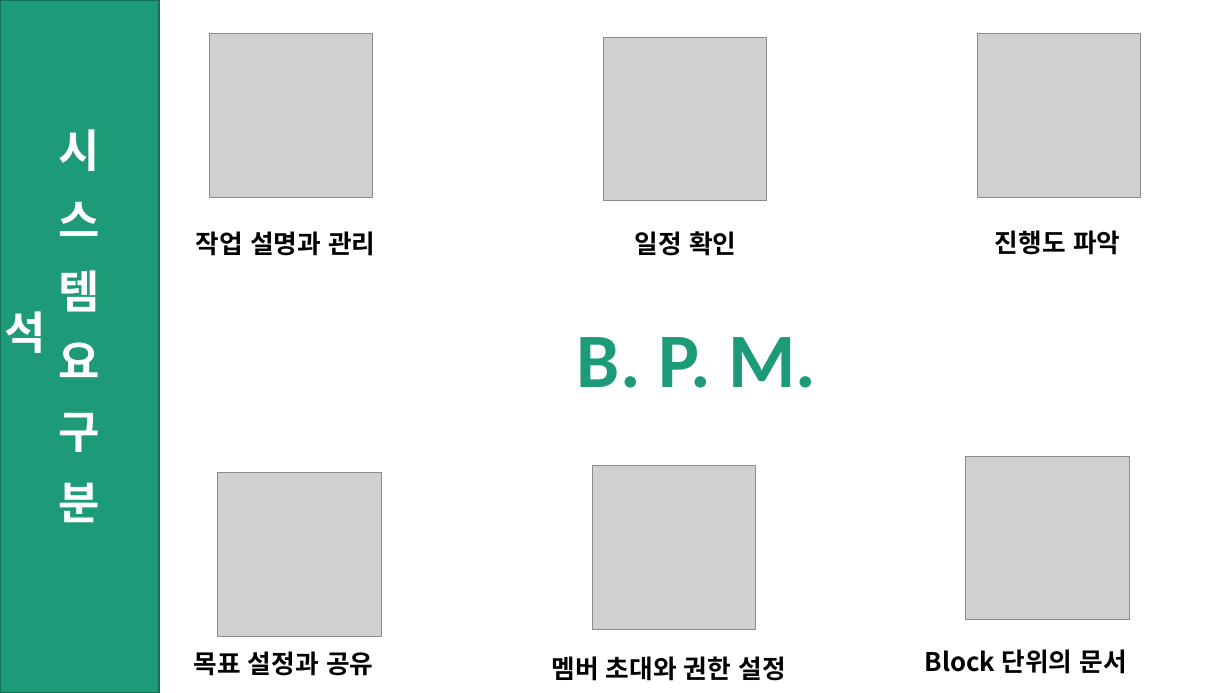
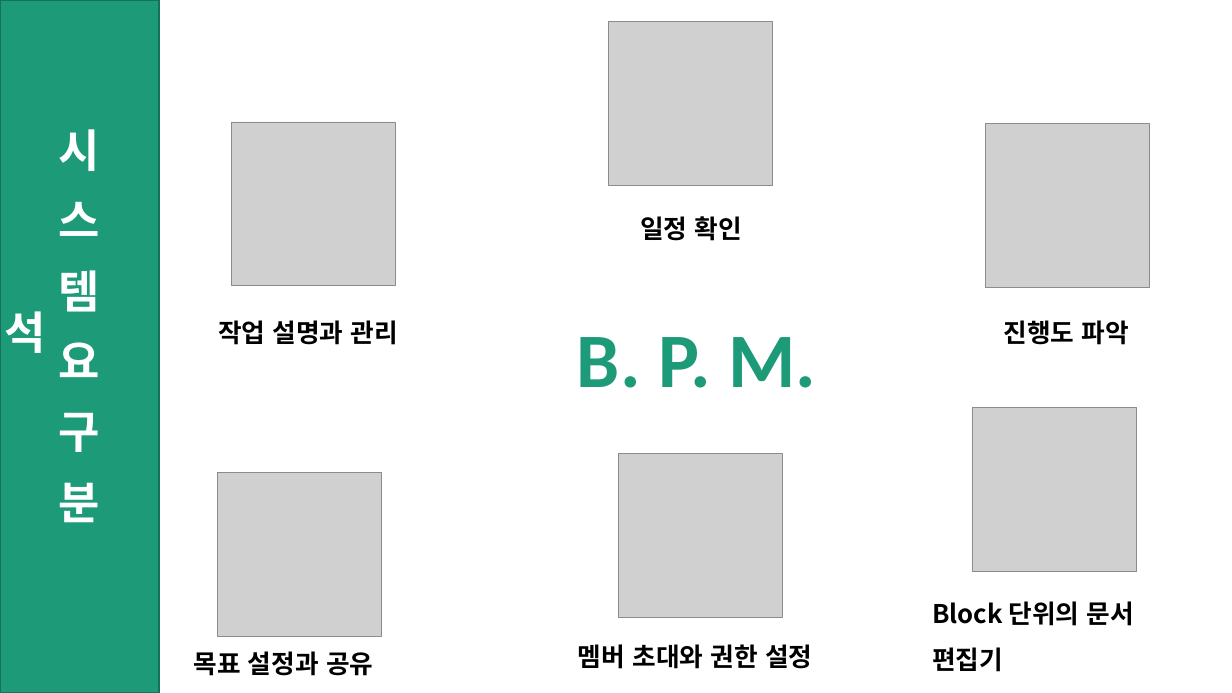
Before and after one commit to ShinHyeonSeong/Final, a slide deck: slide 5 of 기획 UI/A조 프로토타입 발표.pptx. Drawn at 1232x693 pixels with LibreOffice and Linux fonts; fonts in the diff are those of the drawing; grey boxes stand for pictures. Boxes give left, top, right and bottom in pixels: in the first picture for what was removed or moved away, otherwise in the second. Text is boxed around its words. In the diff, an @@ line names an element or a change of style, - is before the commit and + after.

Commit message:
박종혁 : 노션 마무리 작업 - 1

```diff
--- a/기획 UI/A조 프로토타입 발표.pptx
+++ b/기획 UI/A조 프로토타입 발표.pptx
@@ picture: place and size @@
-picture at bbox=[604, 37, 767, 201]
+picture at bbox=[609, 22, 773, 186]
@@ picture: place and size @@
-picture at bbox=[210, 34, 373, 198]
+picture at bbox=[232, 122, 396, 286]
@@ picture: place and size @@
-picture at bbox=[977, 34, 1141, 198]
+picture at bbox=[986, 124, 1150, 287]
@@ text "일정 확인": place and size @@
-text "일정 확인" at bbox=[635, 231, 736, 256]
+text "일정 확인" at bbox=[640, 216, 742, 241]
@@ text "작업 설명과 관리": place and size @@
-text "작업 설명과 관리" at bbox=[196, 231, 375, 256]
+text "작업 설명과 관리" at bbox=[218, 320, 398, 345]
@@ text "진행도 파악": place and size @@
-text "진행도 파악" at bbox=[995, 230, 1120, 255]
+text "진행도 파악" at bbox=[1004, 320, 1129, 345]
@@ picture: place and size @@
-picture at bbox=[966, 457, 1129, 620]
+picture at bbox=[973, 409, 1137, 572]
@@ picture: place and size @@
-picture at bbox=[592, 466, 756, 629]
+picture at bbox=[619, 454, 783, 617]
@@ text "Block 단위의 문서 편집기" rewrapped from bbox=[925, 649, 1127, 674] to bbox=[932, 601, 1134, 672] @@
@@ text "멤버 초대와 권한 설정": place and size @@
-text "멤버 초대와 권한 설정" at bbox=[551, 656, 785, 681]
+text "멤버 초대와 권한 설정" at bbox=[578, 644, 812, 669]
```
Also in this commit, not shown: 2 other slides changed, 12 other files.
